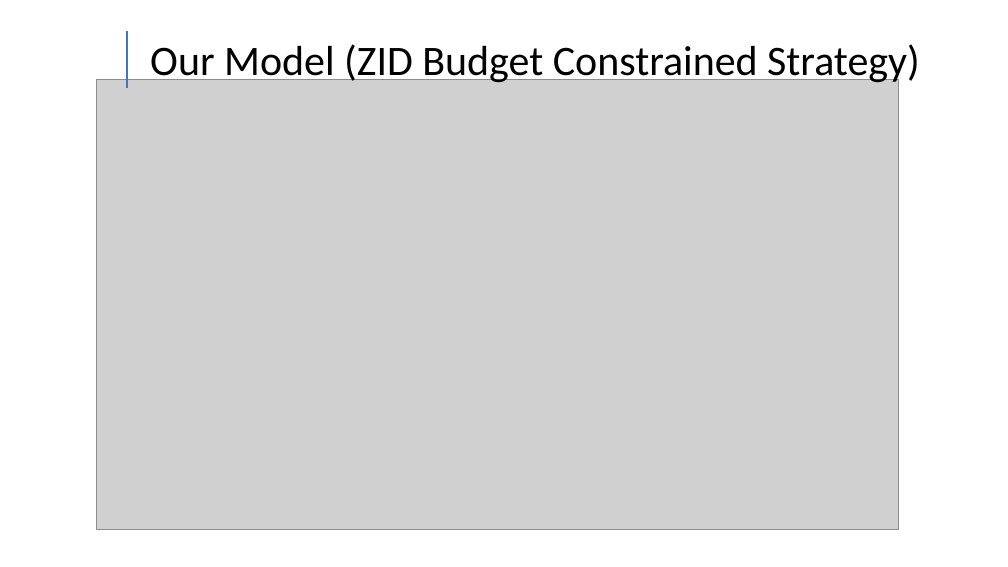
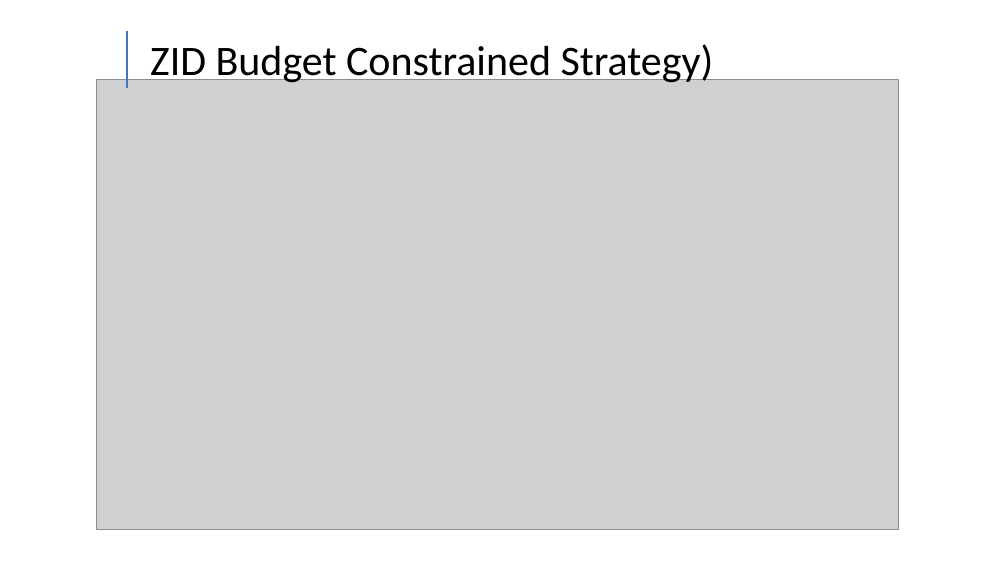
Before and after one commit to Kmccabe/dm_markets, a slide deck: slide 6 of talks/ZI Conference Talk.pptx. Drawn at 1008x567 pixels with LibreOffice and Linux fonts; fonts in the diff are those of the drawing; grey boxes stand for pictures. Boxes give left, top, right and bottom in pixels: in the first picture for what was removed or moved away, otherwise in the second. Text is boxed around its words. In the diff, an @@ line names an element or a change of style, - is before the commit and + after.

```diff
--- a/talks/ZI Conference Talk.pptx
+++ b/talks/ZI Conference Talk.pptx
@@ text at (150,44,714,85): text changed @@
-Our Model (ZID Budget Constrained Strategy)
+ZID Budget Constrained Strategy)
```
Also in this commit, not shown: 1 slide added, 1 slide removed, 19 other files.
